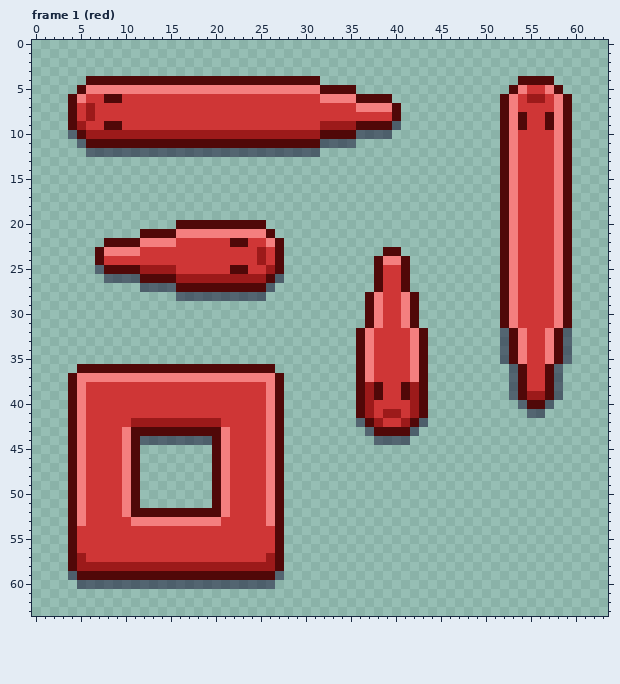
Edited in one commit: pixel-art file (Frontend/retro-game/src/assets/images/Snake.aseprite). This is how it looked before the edit.
64x64 pixels, 8 frames. Shown: frame 1 (red). The commit also changed other frames, which this record leaves out.
The same view after the edit:
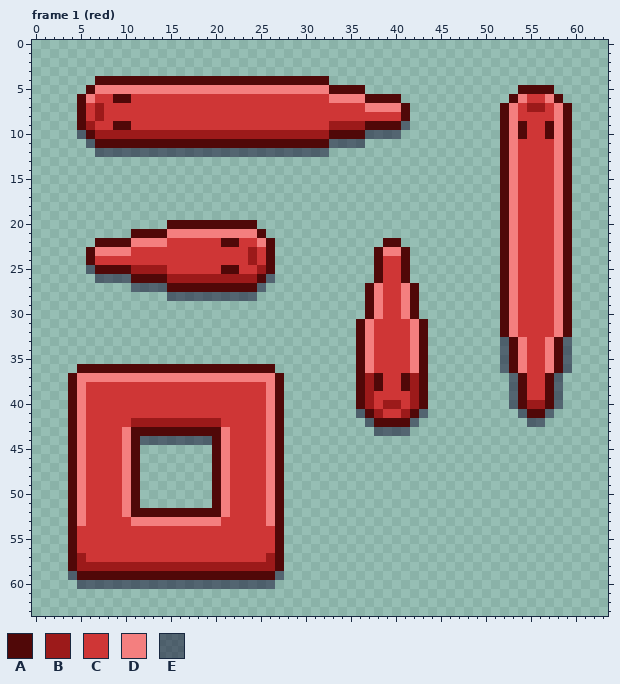
Palette (. is transparent): A #500808  B #9c1a1a  C #cf3636  D #f47f7f  E #12103082
Diff:
Changed rows in their new state; - is an unchanged pixel.
Frame 1 (red), layers "Shadow", "Layer 1":
first column x 4:
 4 --.-------------------------A---------------------....--
 5 -.A-------------------------D---A----------------.AAAA.-
 6 .AD-C-A---------------------C---D---A-----------.ADCCDA.
 7 .ACB----------------------------C---DA-------------BB---
 8 .ACB--------------------------------CA------------C--C--
 9 .AB-C-A---------------------C---B---AE------------------
10 .EA-------------------------B---A---E-------------A--A--
11 -.E-------------------------A---E-----------------------
12 --.-------------------------E---------------------------
first column x 6:
20 ---------A---------.----------------------------------
21 -----A---D---------A.---------------------------------
22 -A---D---C-----A-C-DA.-----------AA-------------------
23 AD---C------------BCA.----------ADDA------------------
24 AC----------------BCA.-----------CC-------------------
25 EA---B---C-----A-C-BA.--------------------------------
26 -E---A---B---------AE.--------------------------------
27 -----E---A---------E.----------AD--DA-----------------
28 ---------E---------.----------------------------------
31 ------------------------------ADC--CDA----------------
32 ----------------------------------------------ADC--CDA
first column x 36:
36 ----------------EAD--DAE
37 -BA--AB-----------------
39 --C--C-------------CC---
40 ---BB------------EABBAE-
41 EABCCBAE----------EAAE--
42 .EAAAAE.-----------EE---
43 -.EEEE.-----------------
44 --....------------------
